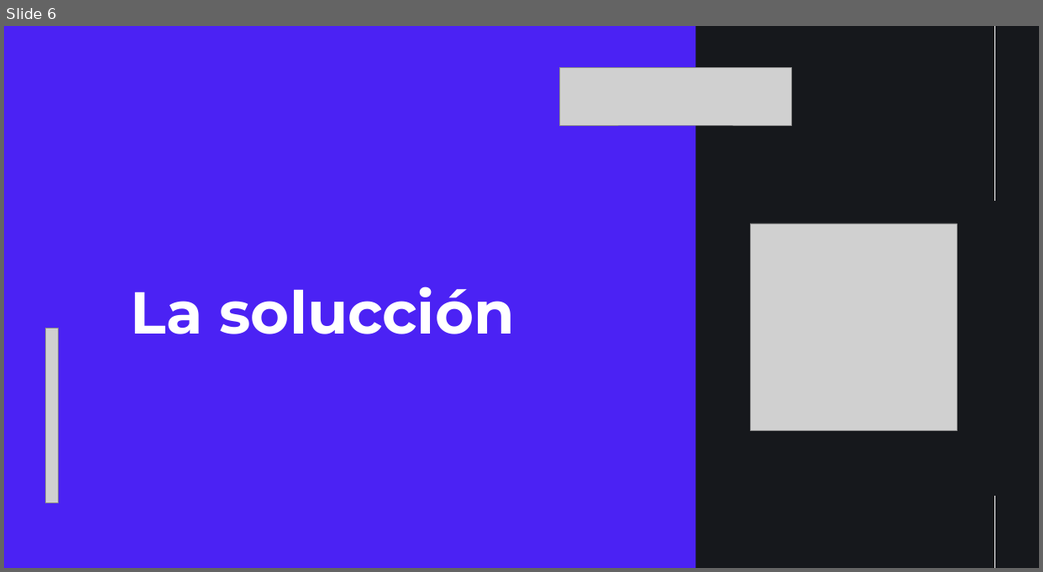
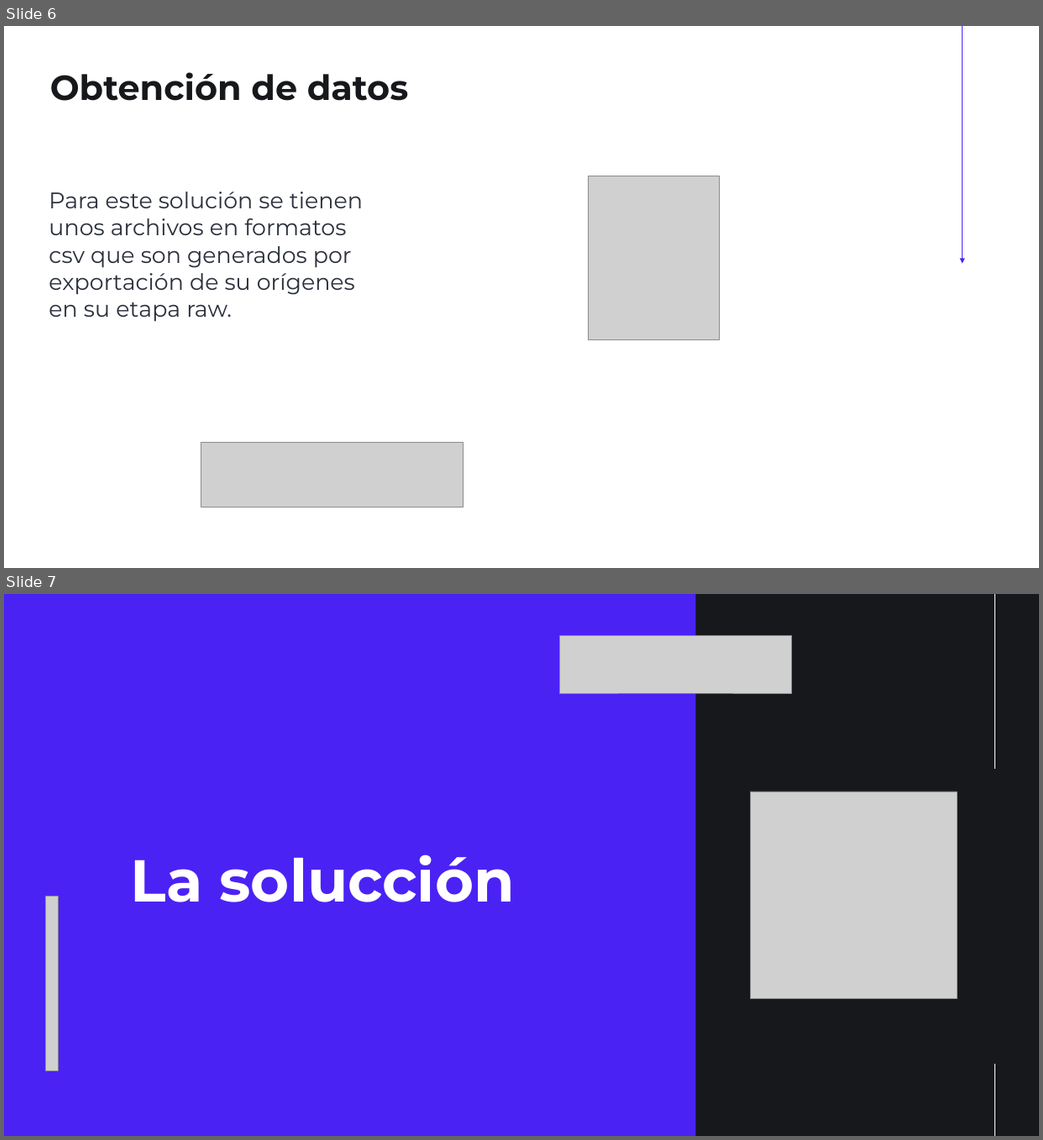
Before and after one commit to JesusRodriguez24/Demo_Final, a slide deck: presentacion/demo_day.pptx. Shown one above the other, each under a label of ours: slide 6 before the commit, slides 6 and 7 after it. The pictures are 1043x572 and 1043x1140 pixels, drawn with LibreOffice and Linux fonts; fonts in the diff are those of the drawing; grey boxes stand for pictures. Boxes give left, top, right and bottom in pixels: in the first picture for what was removed or moved away, otherwise in the second. Text is boxed around its words. In the diff, an @@ line names an element or a change of style, - is before the commit and + after.

Commit message:
cambios para la presentacion

```diff
--- a/presentacion/demo_day.pptx
+++ b/presentacion/demo_day.pptx
@@ slide 6 added at [4,26,1039,568], background #FFFFFF @@
@@ arrow added from (962, 26) to (962, 263), #4B22F4 0.75 pt @@
@@ text added at [50,72,408,101], 40 pt, text #16181C, bold @@
+Obtención de datos
@@ picture added at [588,176,719,339] @@
@@ text added at [49,191,363,322], 26 pt, text #2B303C @@
+Para este solución se tienen unos archivos en formatos csv que son generados por exportación de su orígenes en su etapa raw.
@@ picture added at [201,442,463,507] @@
@@ what was slide 6 is now slide 7 @@
```
Also in this commit, not shown: 3 slides changed, 1 other slide added, 1 slide removed, 3 other files.
